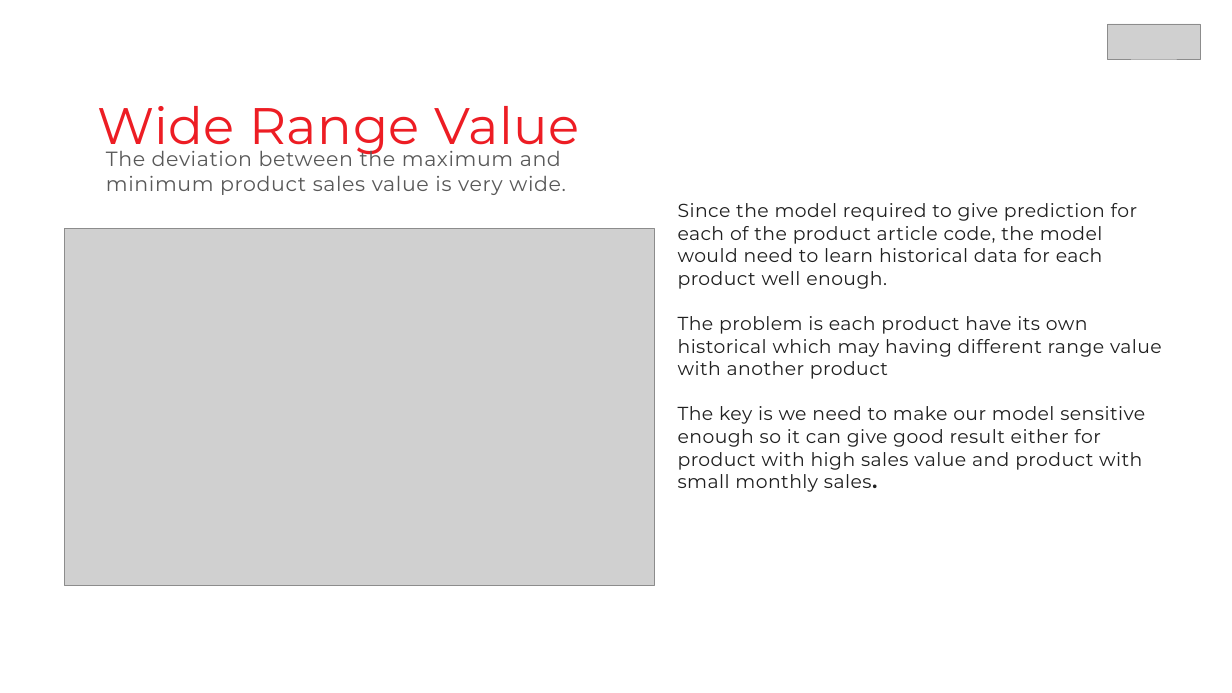
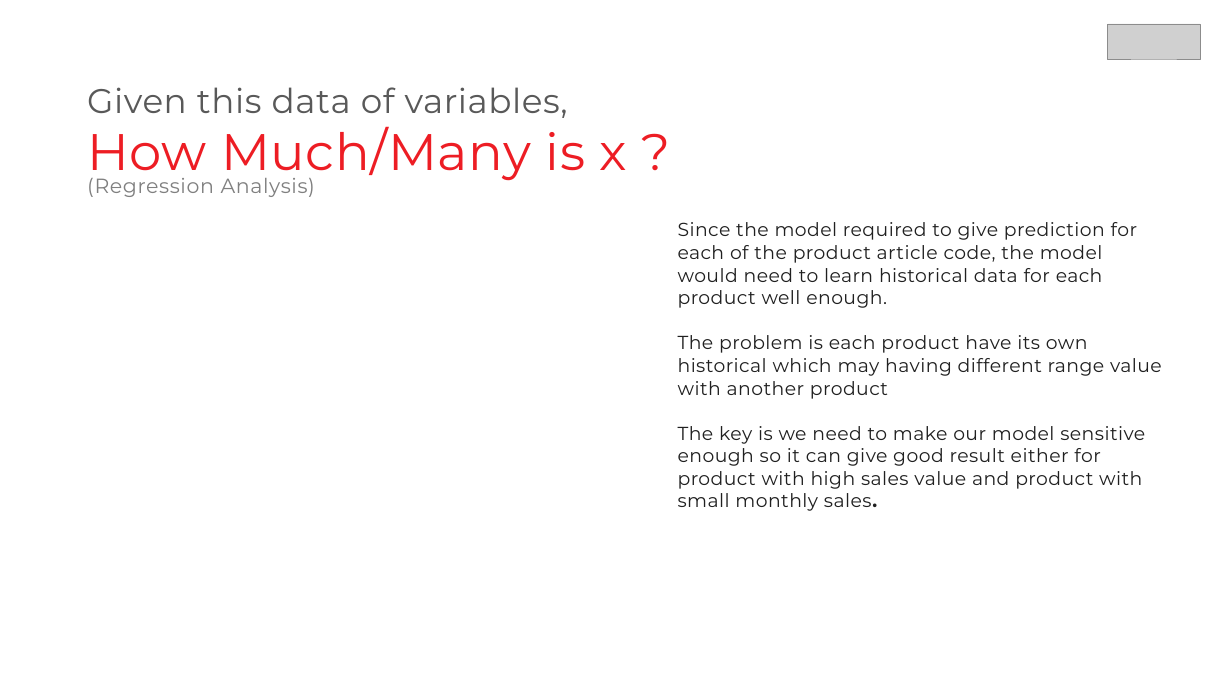
Before and after one commit to BenedictusAryo/Optimization-Application_Python, a slide deck: slide 4 of Sharing session - Optimization using Python.pptx. Drawn at 1232x693 pixels with LibreOffice and Linux fonts; fonts in the diff are those of the drawing; grey boxes stand for pictures. Boxes give left, top, right and bottom in pixels: in the first picture for what was removed or moved away, otherwise in the second. Text is boxed around its words. In the diff, an @@ line names an element or a change of style, - is before the commit and + after.

Commit message:
reg

```diff
--- a/Sharing session - Optimization using Python.pptx
+++ b/Sharing session - Optimization using Python.pptx
@@ text at (x1=87, y1=87, x2=568, y2=118): text changed; size 24 to 40 pt @@
-The deviation between the maximum and minimum product sales value is very wide.
+Given this data of variables,
@@ text at (x1=87, y1=126, x2=627, y2=183): text changed @@
-Wide Range Value
+How Much/Many is x ?
@@ text added at (x1=87, y1=178, x2=315, y2=197), 24 pt, text #808080 @@
+(Regression Analysis)
@@ picture removed at (x1=64, y1=229, x2=654, y2=586) @@
@@ text "Since the model required to ..." moved from (x1=678, y1=203, x2=1162, y2=492) to (x1=678, y1=222, x2=1162, y2=511) @@
```
Also in this commit, not shown: 2 other slides changed.
